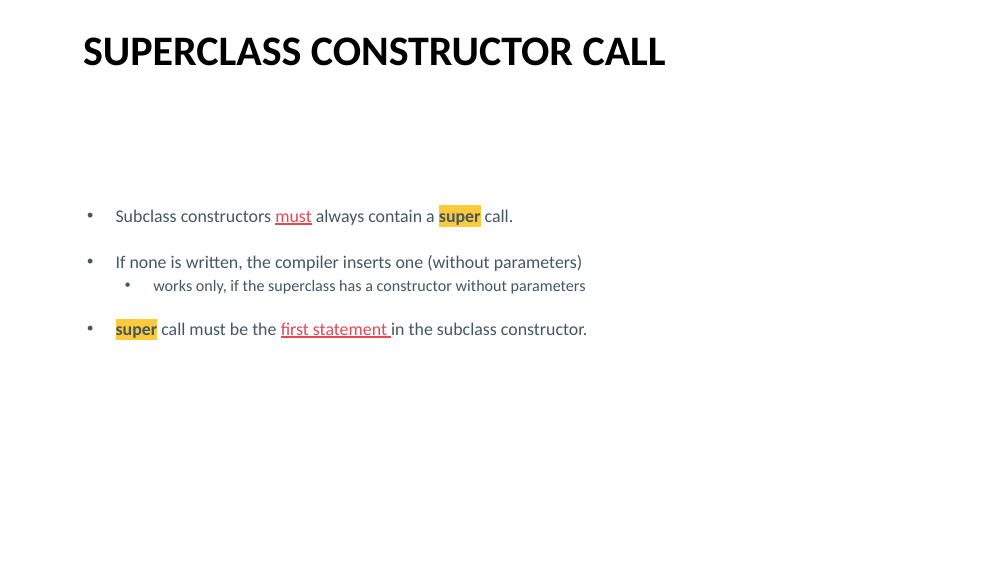
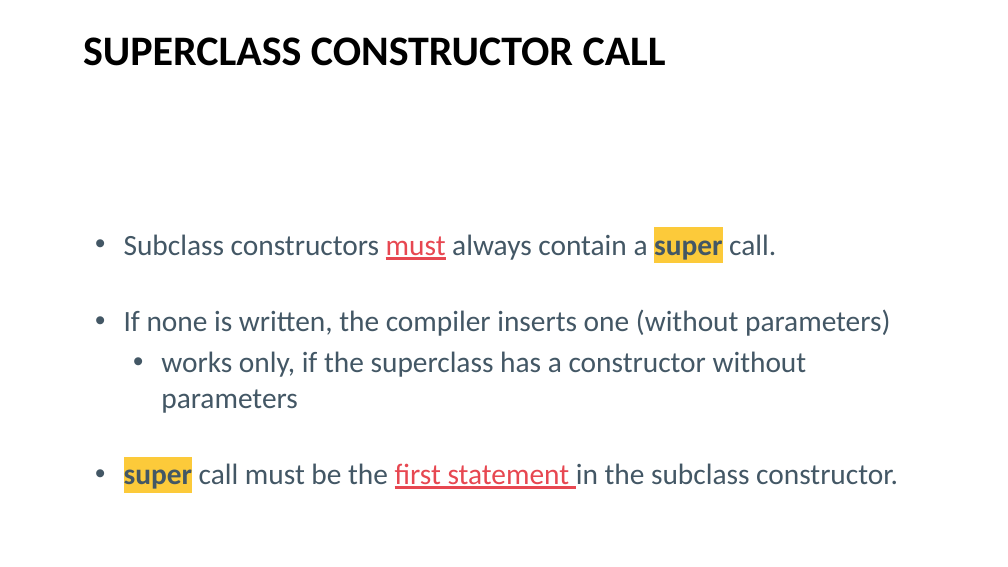
Before and after one commit to Programming-Fundamentals-SETU/prog-fund-2-jan-26, a slide deck: slide 20 of topic08-inheritance/unit-08a-lectures/talk-3-inheritance-v2/a-inheritance-v2.pptx. Drawn at 1008x567 pixels with LibreOffice and Linux fonts; fonts in the diff are those of the drawing. Boxes give left, top, right and bottom in pixels: in the first picture for what was removed or moved away, otherwise in the second. Text is boxed around its words. In the diff, an @@ line names an element or a change of style, - is before the commit and + after.

```diff
--- a/topic08-inheritance/unit-08a-lectures/talk-3-inheritance-v2/a-inheritance-v2.pptx
+++ b/topic08-inheritance/unit-08a-lectures/talk-3-inheritance-v2/a-inheritance-v2.pptx
@@ text "Subclass constructors must always contain ...": place and size @@
-text "Subclass constructors must always contain ..." at box(116, 209, 587, 341)
+text "Subclass constructors must always contain ..." at box(124, 234, 898, 489)
@@ text "Subclass constructors must always contain ..." at box(124, 234, 898, 489): size 17 to 28 pt in "Subclass constructors must always contain a super ...", "If none is written, the compiler inserts ...", "super call must be the first statement ..."; size 15.3 to 28 pt in "works only, if the superclass has a ..."; more space between paragraphs @@
```
Also in this commit, not shown: 10 other slides changed, 7 other files.
